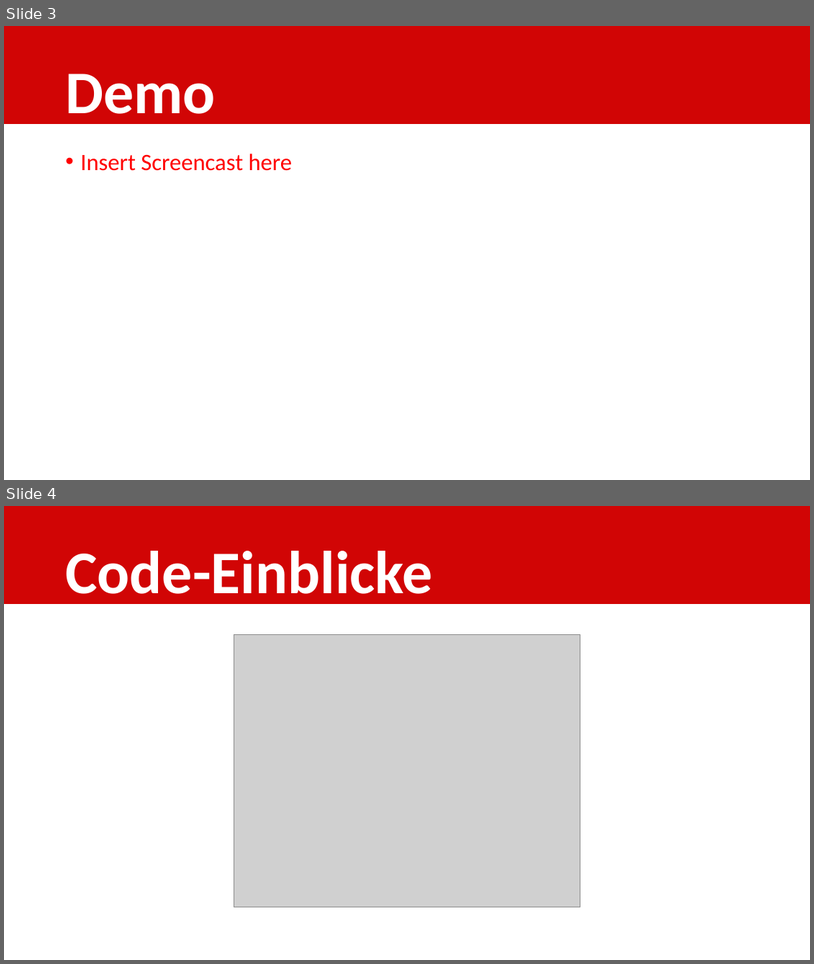
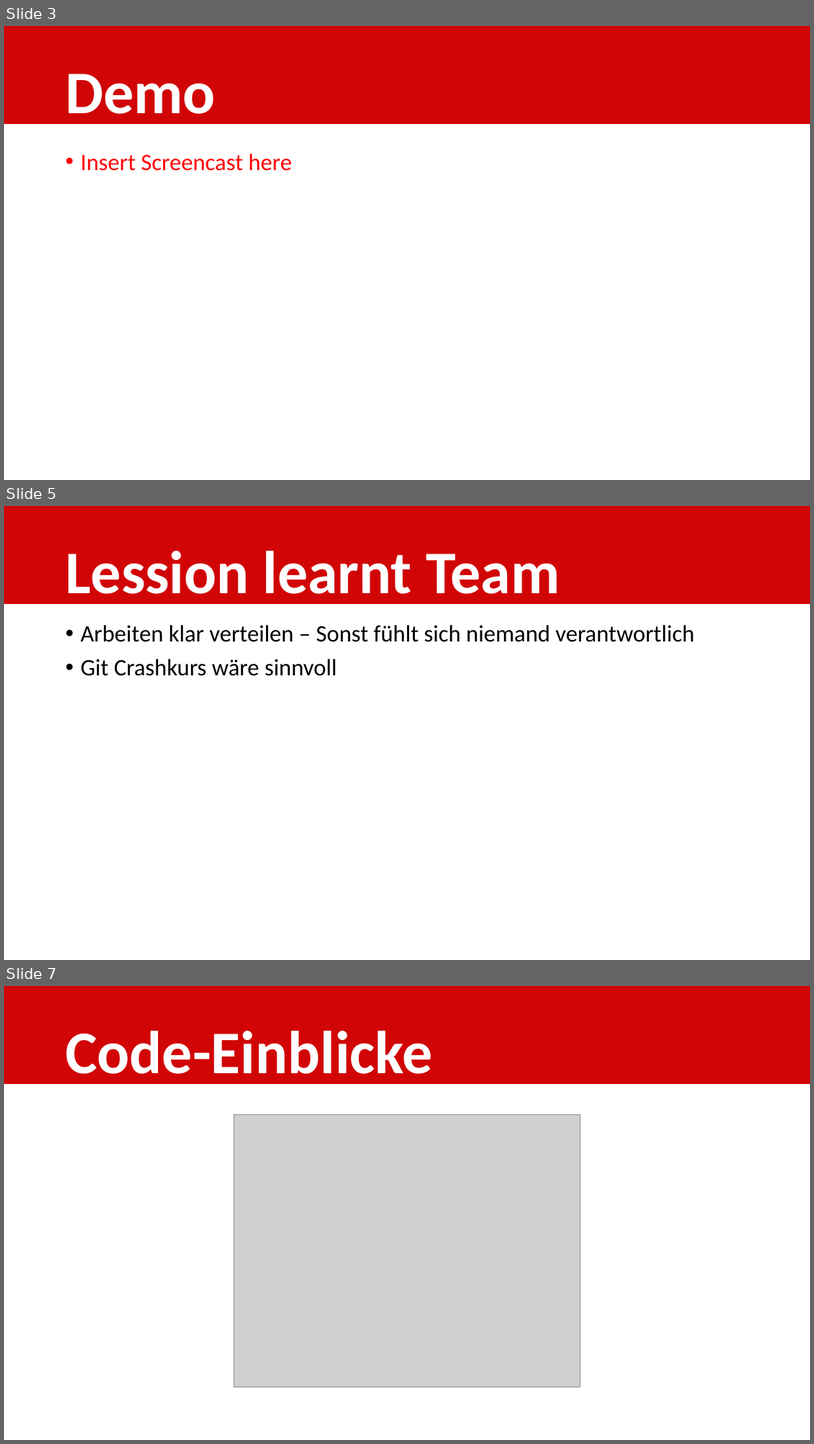
Before and after one commit to shylux/ch.bfh.bti7081.s2015.rot, a slide deck: doc/task14/Schlusspräsentation.pptx. Shown one above the other, each under a label of ours: slides 3 and 4 before the commit, slides 3, 5 and 7 after it; the slides between them are not shown. The pictures are 814x964 and 814x1444 pixels, drawn with LibreOffice and Linux fonts; fonts in the diff are those of the drawing; grey boxes stand for pictures. Boxes give left, top, right and bottom in pixels: in the first picture for what was removed or moved away, otherwise in the second. Text is boxed around its words. In the diff, an @@ line names an element or a change of style, - is before the commit and + after.

```diff
--- a/doc/task14/Schlusspräsentation.pptx
+++ b/doc/task14/Schlusspräsentation.pptx
@@ slide 5 added at box(4, 506, 810, 960), background #FFFFFF @@
@@ rectangle added at box(4, 506, 810, 604), fill #D10505 @@
@@ title added at box(65, 551, 560, 608), 72 pt, text #FFFFFF, bold @@
+Lession learnt Team
@@ text added at box(80, 625, 694, 676), 28 pt, text #000000 @@
+• Arbeiten klar verteilen – Sonst fühlt sich niemand verantwortlich
+• Git Crashkurs wäre sinnvoll
@@ what was slide 4 is now slide 7 @@
```
Also in this commit, not shown: 1 slide changed, 2 other slides added, 1 other file.
